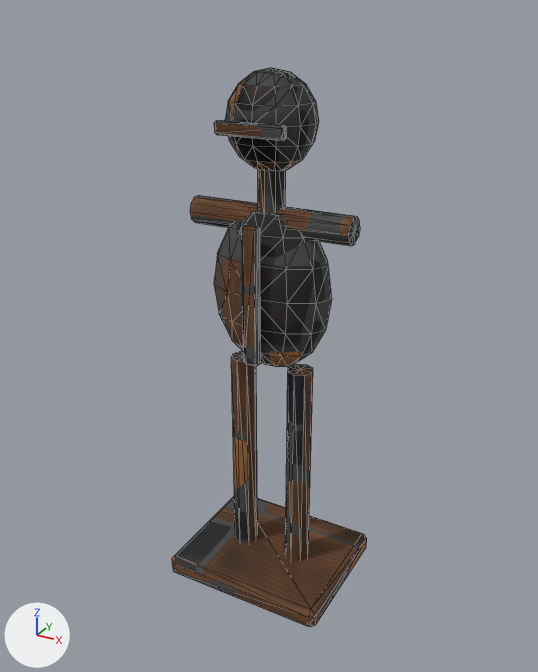
The FBX model Assets/Proto/Resources/Furniture/SchoolClub/Furn_Sword_ArmorStand.fbx, before and after one commit.
Both versions are drawn from a camera (50 mm lens) standing at (1.1, -2.017, 1.956) and looking at (-0.007, -0.004, 0.95). The lights are fixed; the arrows at lower left show +X, +Y and +Z. The first picture is the older version. Mesh edges are drawn as thin lines.

The scene before the commit, as lines of its bpy script (objects in view):
```python
me_furn_sword_armorstand_mesh = bpy.data.meshes.new('Furn_Sword_ArmorStand_Mesh')
me_furn_sword_armorstand_mesh.from_pydata(...)  # 320 vertices, 604 faces; spans x -0.3..0.3, y -0.25..0.25, z 0.0..1.8
# faces by material slot: [256, 180, 168]
me_furn_sword_armorstand_mesh.materials.append(mat_wood_dark_sword_armorstand)  # picture img_furn_sword_armorstand_basecolor_png
me_furn_sword_armorstand_mesh.materials.append(mat_wood_light_sword_armorstand)  # picture img_furn_sword_armorstand_basecolor_png
me_furn_sword_armorstand_mesh.materials.append(mat_metal_iron_sword_armorstand)  # picture img_furn_sword_armorstand_basecolor_png
ob_furn_sword_armorstand = bpy.data.objects.new('Furn_Sword_ArmorStand', me_furn_sword_armorstand_mesh)
ob_furn_sword_armorstand.location = (0.0, 0.0, 0.0)
```
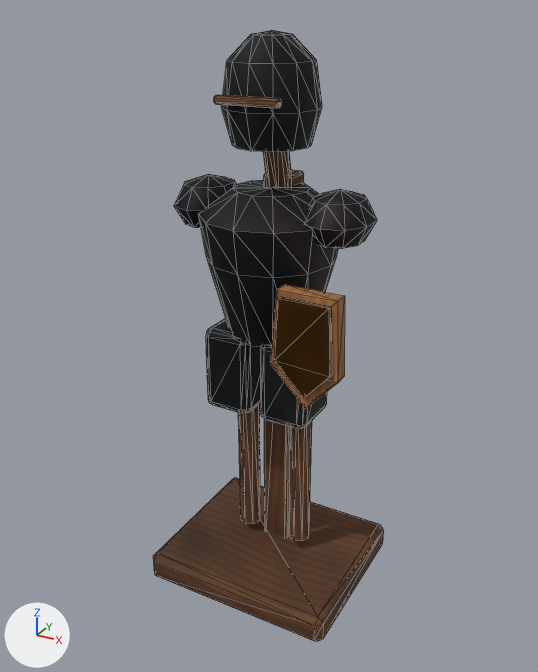
Pixel boxes [x1, y1, x2, y2] of what changed, in the pictures (538 x 672 px; the box of a moved part takes in the faces that stretch with it):
'Furn_Sword_ArmorStand', reshaped (18% wider, 9% taller): before [172, 68, 367, 627]; after [153, 30, 384, 642]
part 1 of me_furn_sword_armorstand_mesh, moved or reshaped: before [172, 497, 367, 627]; after [153, 478, 384, 642]
part 2 of me_furn_sword_armorstand_mesh, moved or reshaped: before [242, 225, 261, 366]; after [264, 170, 304, 537]
part 3 of me_furn_sword_armorstand_mesh, added: after [174, 174, 237, 228]
part 4 of me_furn_sword_armorstand_mesh, added: after [306, 189, 377, 248]
part 5 of me_furn_sword_armorstand_mesh, moved or reshaped: before [214, 120, 287, 140]; after [214, 95, 281, 108]
part 6 of me_furn_sword_armorstand_mesh, added (brown): after [239, 404, 260, 524]
part 7 of me_furn_sword_armorstand_mesh, added (brown): after [289, 421, 312, 541]
part 8 of me_furn_sword_armorstand_mesh, rebuilt (7% wider, 18% taller): before [225, 68, 319, 171]; after [221, 30, 322, 152]
part 9 of me_furn_sword_armorstand_mesh, rebuilt (18% wider): before [214, 209, 332, 367]; after [198, 180, 338, 347]
part 10 of me_furn_sword_armorstand_mesh, rebuilt: before [258, 169, 286, 214]; after [263, 151, 291, 187]
part 11 of me_furn_sword_armorstand_mesh, added: after [206, 318, 261, 413]
part 12 of me_furn_sword_armorstand_mesh, added: after [261, 346, 327, 429]
part 13 of me_furn_sword_armorstand_mesh, built on: before [190, 195, 360, 561]; after [270, 285, 345, 408]

Patch to the scene script:
```diff
--- a/Assets/Proto/Resources/Furniture/SchoolClub/Furn_Sword_ArmorStand.fbx.py
+++ b/Assets/Proto/Resources/Furniture/SchoolClub/Furn_Sword_ArmorStand.fbx.py
@@ me_furn_sword_armorstand_mesh @@
-me_furn_sword_armorstand_mesh.from_pydata(...)  # 320 vertices, 604 faces; spans x -0.3..0.3, y -0.25..0.25, z 0.0..1.8
+me_furn_sword_armorstand_mesh.from_pydata(...)  # 450 vertices, 840 faces; spans x -0.35..0.35, y -0.3..0.3, z 0.0..1.9
+# me_furn_sword_armorstand_mesh part 1: the loose piece of 24 vertices spanning x -0.3..0.3, y -0.25..0.25, z 0.0..0.08 is scaled about the mesh origin by (1.17, 1.21, 1.47)
+# me_furn_sword_armorstand_mesh part 2: the loose piece of 24 vertices spanning x -0.03..0.03, y -0.14..-0.11, z 0.9..1.36 is scaled about its middle by (1.96, 4.09, 3.2), then moved by (0.0, 0.21, -0.37), in mat_wood_dark_sword_armorstand (picture img_furn_sword_armorstand_basecolor_png)
+# me_furn_sword_armorstand_mesh part 3: a new loose piece, a UV sphere (10 segments, 4 rings, poles along z) spanning x -0.33..-0.13, y -0.14..0.14, z 1.29..1.47, in mat_metal_iron_sword_armorstand (picture img_furn_sword_armorstand_basecolor_png)
+# me_furn_sword_armorstand_mesh part 4: a new loose piece, a UV sphere (10 segments, 4 rings, poles along z) spanning x 0.13..0.33, y -0.14..0.14, z 1.29..1.47, in mat_metal_iron_sword_armorstand (picture img_furn_sword_armorstand_basecolor_png)
+# me_furn_sword_armorstand_mesh part 5: the loose piece of 24 vertices spanning x -0.12..0.12, y -0.14..-0.12, z 1.62..1.66 is moved by (0.0, -0.01, 0.08)
+# me_furn_sword_armorstand_mesh part 6: a new loose piece, an 8-sided cylinder along z spanning x -0.145..-0.065, y -0.015..0.065, z 0.15..0.8, in mat_wood_dark_sword_armorstand (picture img_furn_sword_armorstand_basecolor_png)
+# me_furn_sword_armorstand_mesh part 7: a new loose piece, an 8-sided cylinder along z spanning x 0.065..0.145, y -0.015..0.065, z 0.15..0.8, in mat_wood_dark_sword_armorstand (picture img_furn_sword_armorstand_basecolor_png)
+# me_furn_sword_armorstand_mesh part 8: the loose piece of 86 vertices spanning x -0.14..0.14, y -0.12..0.12, z 1.5..1.8 is rebuilt with 50 vertices and now spans x -0.15..0.15, y -0.15..0.15, z 1.58..1.9
+# me_furn_sword_armorstand_mesh part 9: the loose piece of 86 vertices spanning x -0.22..0.22, y -0.12..0.12, z 0.84..1.4 is rebuilt with 50 vertices and now spans x -0.23..0.23, y -0.23..0.23, z 0.97..1.45, in mat_metal_iron_sword_armorstand (picture img_furn_sword_armorstand_basecolor_png)
+# me_furn_sword_armorstand_mesh part 10: the loose piece of 18 vertices spanning x -0.05..0.05, y -0.05..0.05, z 1.36..1.6 is rebuilt with 22 vertices and now spans x -0.04..0.04, y -0.04..0.1, z 1.41..1.69, in mat_wood_dark_sword_armorstand (picture img_furn_sword_armorstand_basecolor_png)
+# me_furn_sword_armorstand_mesh part 11: a new loose piece of 56 vertices spanning x -0.19..-0.02, y -0.13..0.07, z 0.69..0.98, in mat_metal_iron_sword_armorstand (picture img_furn_sword_armorstand_basecolor_png)
+# me_furn_sword_armorstand_mesh part 12: a new loose piece of 56 vertices spanning x 0.02..0.19, y -0.13..0.07, z 0.69..0.98, in mat_metal_iron_sword_armorstand (picture img_furn_sword_armorstand_basecolor_png)
+# me_furn_sword_armorstand_mesh part 13: 58 vertices removed from x -0.28..0.28, y -0.05..0.05, z 0.07..1.39; 20 vertices added at x 0.13..0.35, y -0.26..-0.19, z 0.86..1.22
+# other edits to the shape of me_furn_sword_armorstand_mesh do not show in these pictures
 me_furn_sword_armorstand_mesh.materials.append(mat_wood_dark_sword_armorstand)
@@ me_furn_sword_armorstand_mesh @@
 me_furn_sword_armorstand_mesh.materials.append(mat_metal_iron_sword_armorstand)
+me_furn_sword_armorstand_mesh.materials.append(mat_metal_brass_sword_armorstand)  # picture img_furn_sword_armorstand_basecolor_png
```
